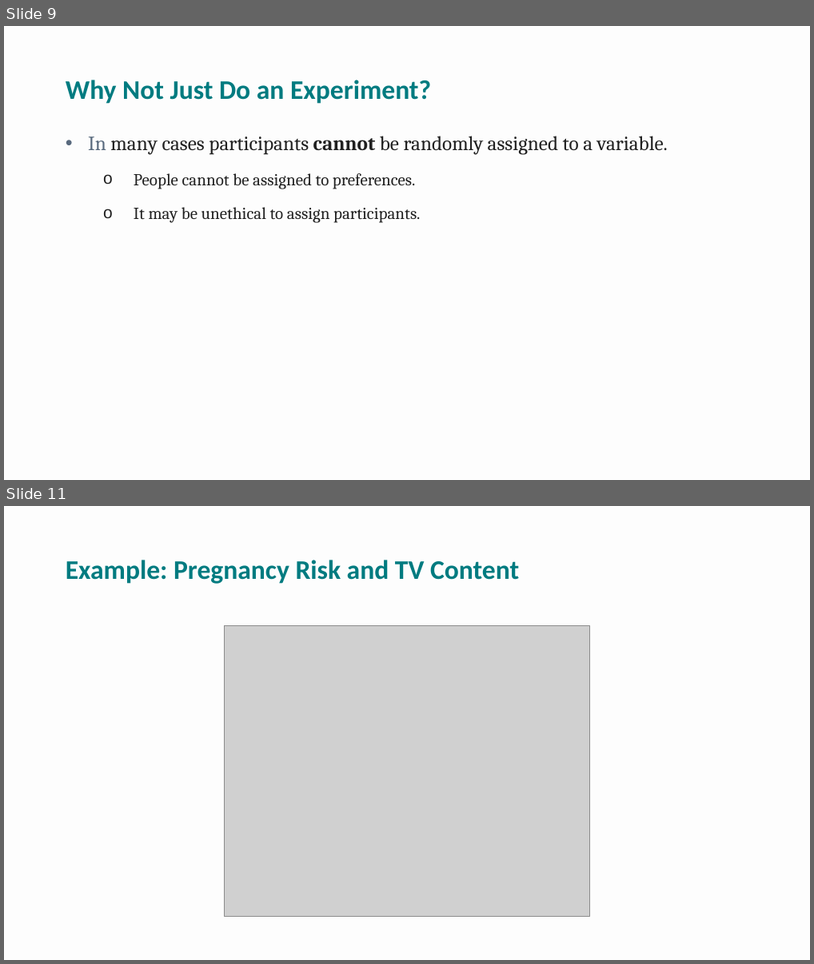
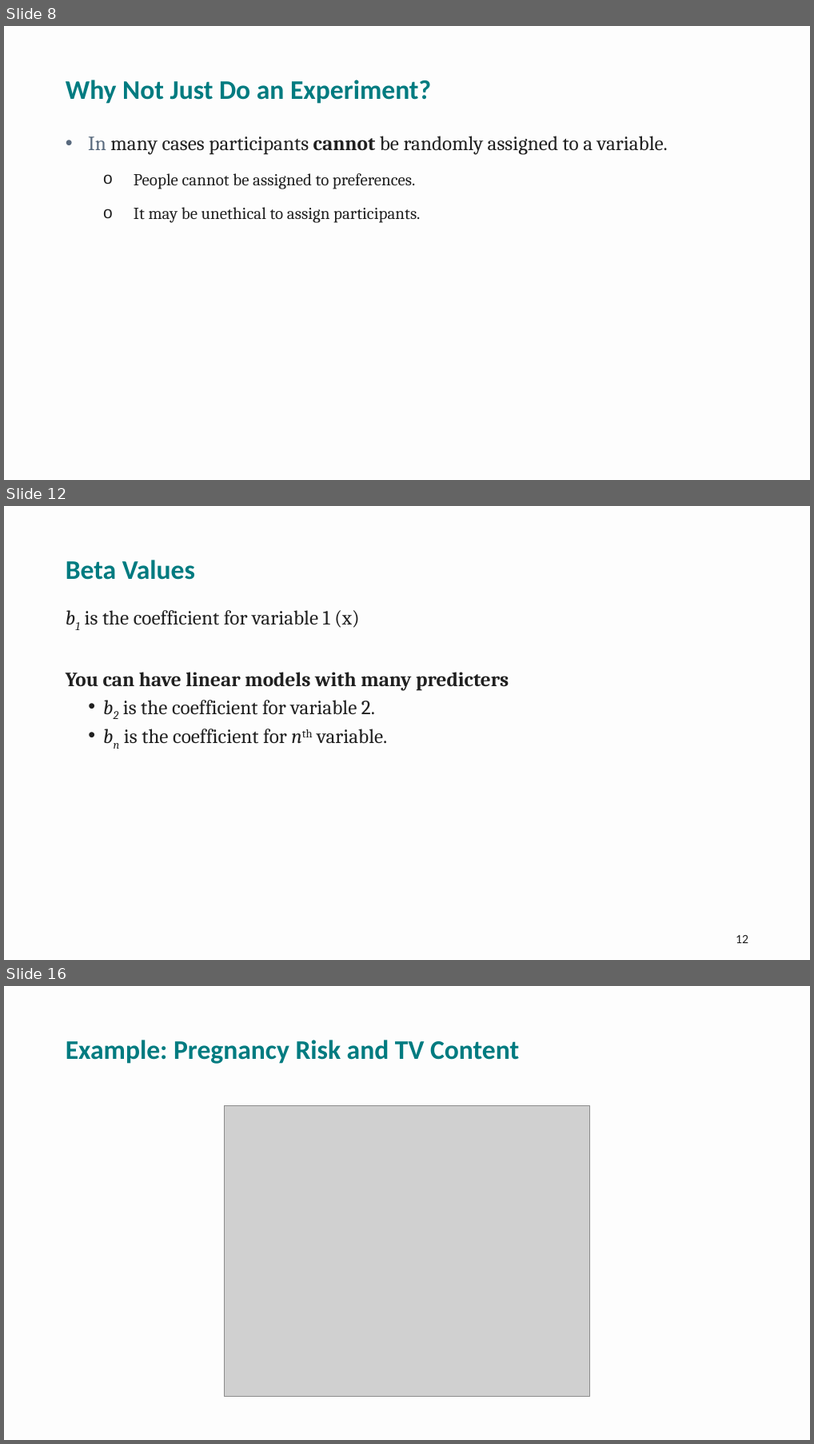
Before and after one commit to npm27/Teaching-Materials, a slide deck: Research Methods/Spring 26/Slides/9 Chapter 9.pptx. Shown one above the other, each under a label of ours: slides 9 and 11 before the commit, slides 8, 12 and 16 after it; the slides between them are not shown. The pictures are 814x964 and 814x1444 pixels, drawn with LibreOffice and Linux fonts; fonts in the diff are those of the drawing; grey boxes stand for pictures. Boxes give left, top, right and bottom in pixels: in the first picture for what was removed or moved away, otherwise in the second. Text is boxed around its words. In the diff, an @@ line names an element or a change of style, - is before the commit and + after.

```diff
--- a/Research Methods/Spring 26/Slides/9 Chapter 9.pptx
+++ b/Research Methods/Spring 26/Slides/9 Chapter 9.pptx
@@ slide 12 added at box(4, 506, 810, 960), background #FDFDFD @@
@@ title added at box(66, 560, 195, 580), 32 pt, text #007B80, bold @@
+Beta Values
@@ text added at box(66, 610, 509, 744), 24 pt, text #202020 @@
+b1 is the coefficient for variable 1 (x)
+You can have linear models with many predicters
+  • b2 is the coefficient for variable 2.
+  • bn is the coefficient for nth variable.
@@ page number added at box(736, 935, 749, 943), 15 pt, text #202020 @@
+12
@@ what was slide 9 is now slide 8 @@
@@ what was slide 11 is now slide 16 @@
```
Also in this commit, not shown: 8 slides changed, 9 other slides added, 4 slides removed, 1 other file.
